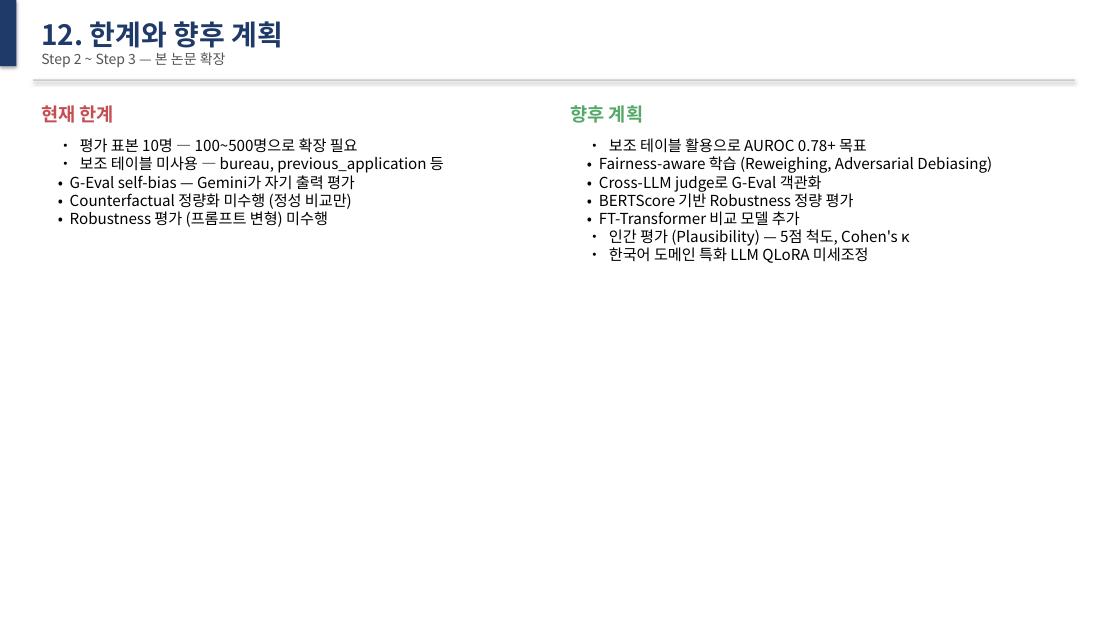
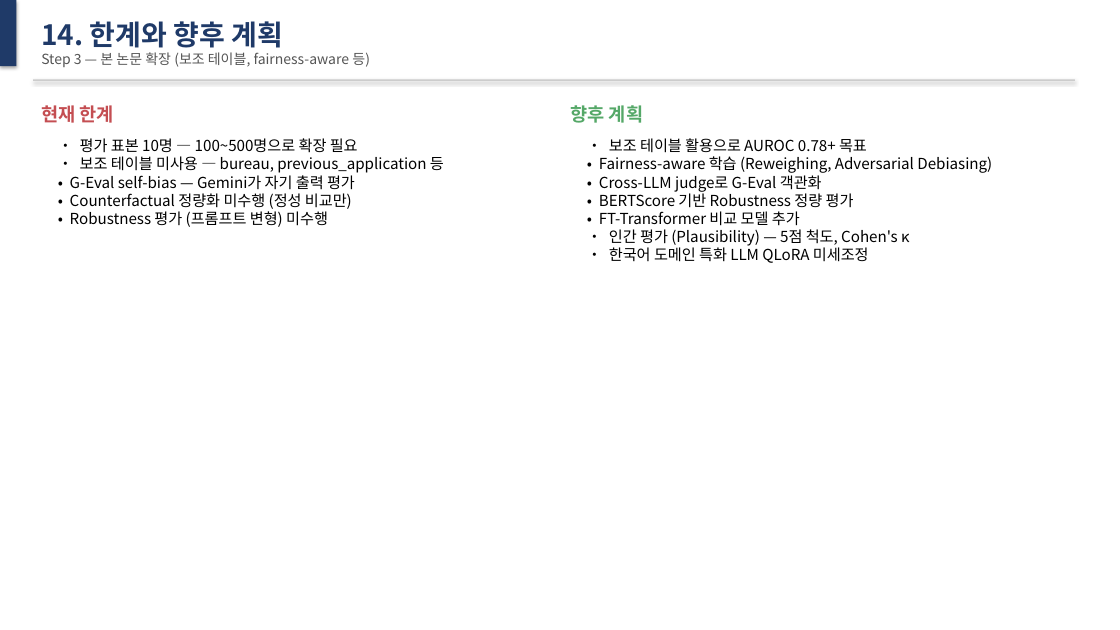
Before and after one commit to Tim-Green0/tabnet-xai-rag-credit, a slide deck: slide 15 of paper/midterm_slides.pptx (slide 13 before the commit). Drawn at 1120x630 pixels with LibreOffice and Linux fonts; fonts in the diff are those of the drawing. Boxes give left, top, right and bottom in pixels: in the first picture for what was removed or moved away, otherwise in the second. Text is boxed around its words. In the diff, an @@ line names an element or a change of style, - is before the commit and + after.

```diff
--- a/paper/midterm_slides.pptx
+++ b/paper/midterm_slides.pptx
@@ text at [41,21,283,53]: text changed @@
-12. 한계와 향후 계획
+14. 한계와 향후 계획
@@ text at [41,52,370,67]: text changed @@
-Step 2 ~ Step 3 — 본 논문 확장
+Step 3 — 본 논문 확장 (보조 테이블, fairness-aware 등)
```
Also in this commit, not shown: 1 other slide changed, 2 slides added, 6 other files.
